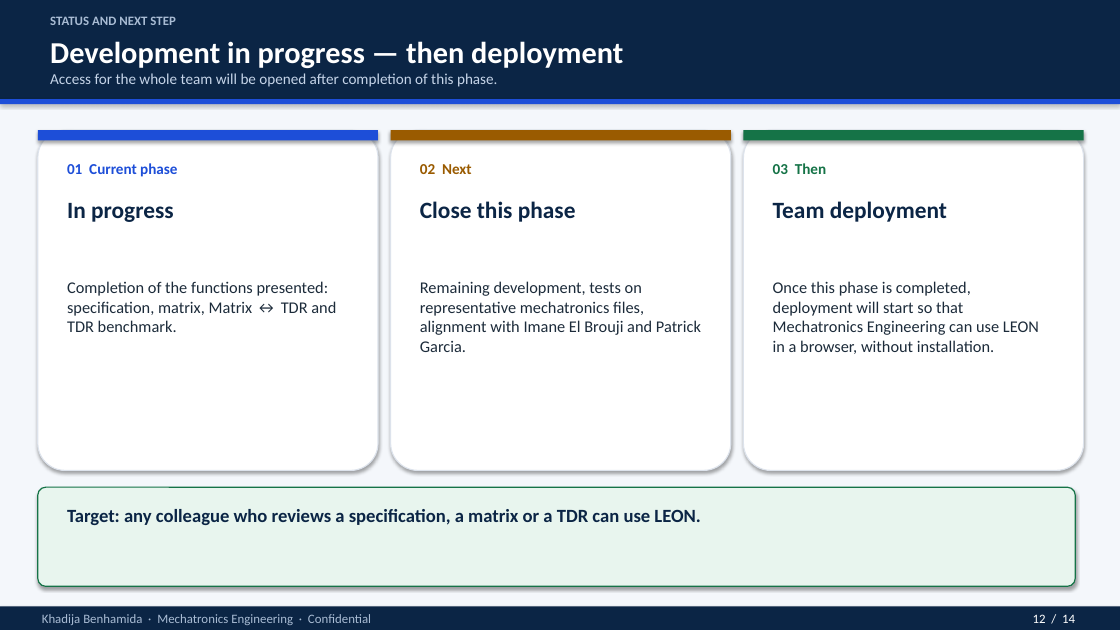
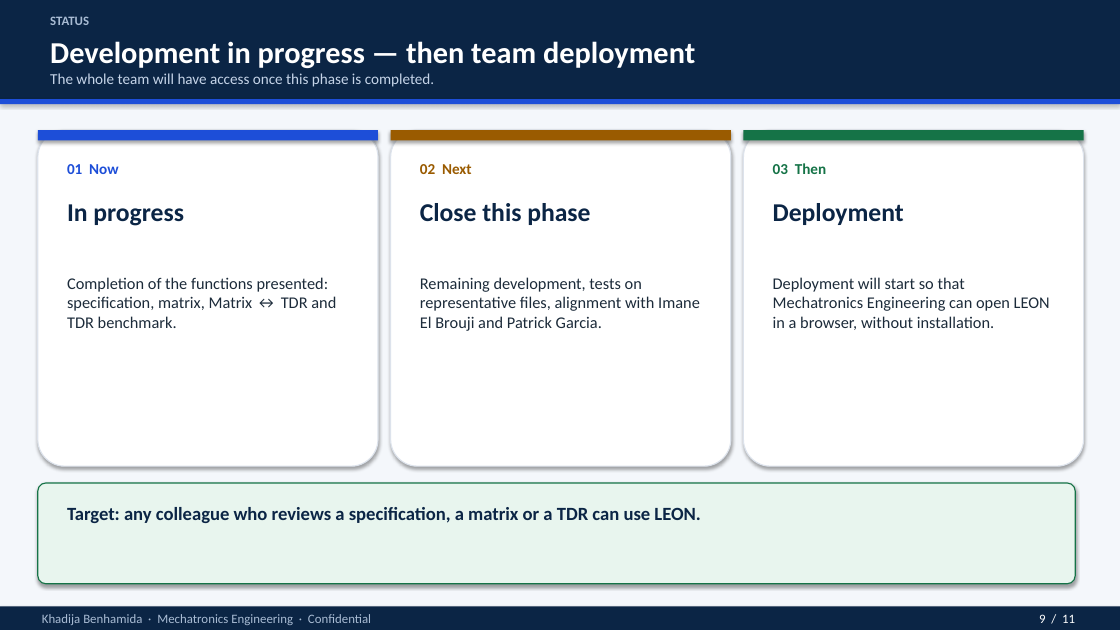
Before and after one commit to Rihabbbbbbbbb/leon_spec, a slide deck: slide 9 of docs/LEON_intro_for_non_specialists.pptx (slide 12 before the commit). Drawn at 1120x630 pixels with LibreOffice and Linux fonts; fonts in the diff are those of the drawing. Boxes give left, top, right and bottom in pixels: in the first picture for what was removed or moved away, otherwise in the second. Text is boxed around its words. In the diff, an @@ line names an element or a change of style, - is before the commit and + after.

```diff
--- a/docs/LEON_intro_for_non_specialists.pptx
+++ b/docs/LEON_intro_for_non_specialists.pptx
@@ text at (50,16,89,25): text changed @@
-STATUS AND NEXT STEP
+STATUS
@@ text at (50,41,695,68): text changed @@
-Development in progress — then deployment
+Development in progress — then team deployment
@@ text at (50,73,434,87): text changed @@
-Access for the whole team will be opened after completion of this phase.
+The whole team will have access once this phase is completed.
@@ rounded rectangle: place and size @@
-rounded rectangle at (38,130,378,471)
+rounded rectangle at (38,130,378,466)
@@ rounded rectangle: place and size @@
-rounded rectangle at (391,130,731,471)
+rounded rectangle at (391,130,731,466)
@@ rounded rectangle: place and size @@
-rounded rectangle at (744,130,1084,471)
+rounded rectangle at (744,130,1084,466)
@@ text at (67,164,118,174): text changed @@
-01 Current phase
+01 Now
@@ text "In progress" at (67,204,184,226): size 20 to 22 pt @@
@@ text "Close this phase" at (420,203,590,225): size 20 to 22 pt @@
@@ text at (773,203,904,225): text changed; size 20 to 22 pt @@
-Team deployment
+Deployment
@@ text "Completion of the functions presented: ...": place and size @@
-text "Completion of the functions presented: ..." at (67,281,336,332)
+text "Completion of the functions presented: ..." at (67,277,336,328)
@@ text at (420,277,700,331): text changed @@
-Remaining development, tests on representative mechatronics files, alignment with Imane El Brouji and Patrick Garcia.
+Remaining development, tests on representative files, alignment with Imane El Brouji and Patrick Garcia.
@@ text at (773,277,1050,330): text changed @@
-Once this phase is completed, deployment will start so that Mechatronics Engineering can use LEON in a browser, without installation.
+Deployment will start so that Mechatronics Engineering can open LEON in a browser, without installation.
@@ rounded rectangle: place and size @@
-rounded rectangle at (38,487,1075,586)
+rounded rectangle at (38,483,1075,584)
@@ text at (1039,614,1075,623): text changed @@
-12 / 14
+9 / 11
```
Also in this commit, not shown: 10 other slides changed, 3 slides removed, 1 other file.
